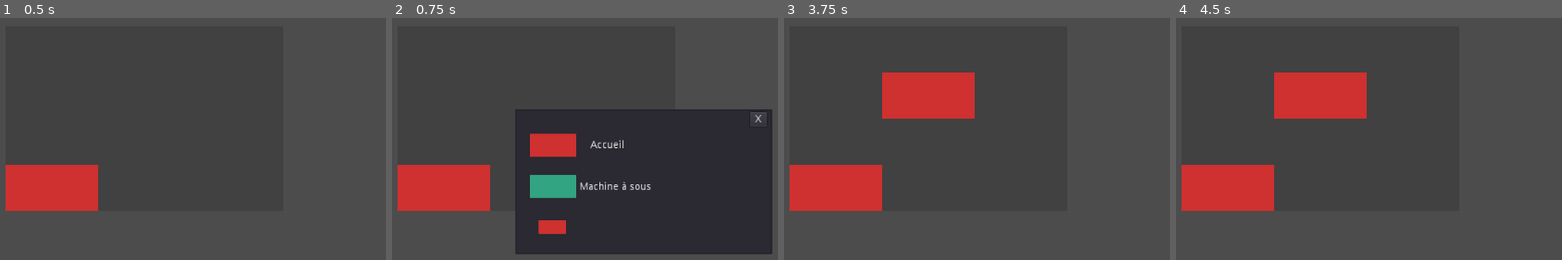
Above: before the commit, frames 1-4 (left to right).
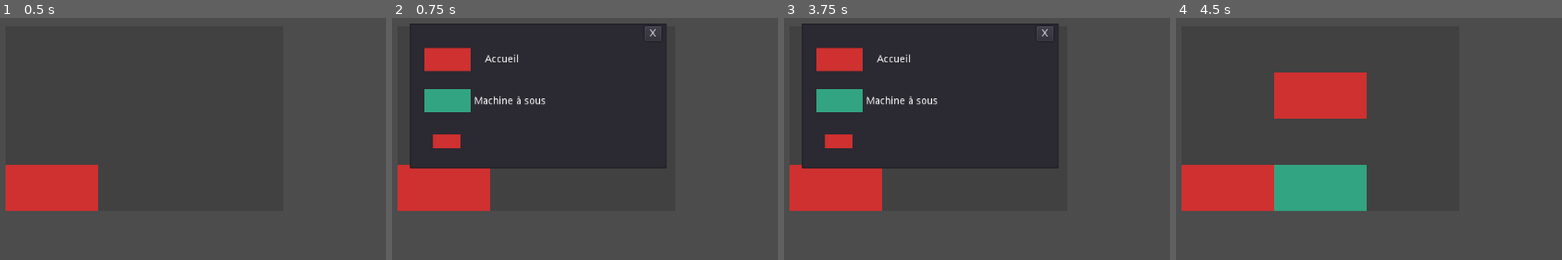
Above: after the commit, the same moments.

Repository: GeoffroyMuller/casino-manager
Game: Godot game, scene res://Scene/Main.tscn
Same seed, same stepped clock (60 frames per second), same inputs: the game is played once before the commit and once after it. Before the commit the project has no main scene; this scene is started directly in both runs.
Inputs (mouse positions are in pixels of both pictures, inside the frame that each line leads up to; where the layout moved, square brackets give the same spot in the first picture):
- Up to frame 1 (0.5 s): no input
- Up to frame 2 (0.75 s): tap Enter at 0.5 s; move the mouse to (515, 109) at 0.52 s; click (515, 109) at 0.67 s
- Up to frame 3 (3.75 s): click (838, 59) [946, 146] at 1.25 s; tap Space at 2, 3.5 s; move the mouse to (outside the picture) at 2.02 s; click (outside the picture) at 2.17 s; tap Enter at 2.75 s; move the mouse to (outside the picture) at 2.77 s; click (outside the picture) at 2.92 s; move the mouse to (892, 182) at 3.52 s; click (892, 182) at 3.67 s
- Up to frame 4 (4.5 s): click (1230, 100) at 4.27 s

Frame 1 is identical in both runs. In frame 2, 30% of the frame differs, in the area x 4-99%, y 2-98%; in frame 3, 9.5%; in frame 4, 4.6%.

Commit message:
camera move, and export

Diff:
--- a/Scene/Main.tscn
+++ b/Scene/Main.tscn
@@ -1,12 +1,16 @@
-[gd_scene load_steps=6 format=2]
+[gd_scene load_steps=8 format=2]
 
 [ext_resource path="res://Scene/Script/Grid_casino.gd" type="Script" id=1]
 [ext_resource path="res://Scene/Script/lostClick.gd" type="Script" id=2]
 [ext_resource path="res://Scene/Script/allRoom.gd" type="Script" id=3]
-[ext_resource path="res://Scene/room_menu.tscn" type="PackedScene" id=4]
+[ext_resource path="res://Scene/Script/Camera2D.gd" type="Script" id=4]
+[ext_resource path="res://Scene/room_menu.tscn" type="PackedScene" id=5]
 
 [sub_resource type="RectangleShape2D" id=1]
 extents = Vector2( 1280.73, 922.542 )
+
+[sub_resource type="RectangleShape2D" id=2]
+extents = Vector2( 536, 22 )
 
 [node name="Grid_casino" type="Node2D"]
 position = Vector2( 64, 32 )
@@ -26,16 +30,40 @@
 "_edit_lock_": true
 }
 
-[node name="RoomsMenu" parent="allRoom" instance=ExtResource( 4 )]
-visible = false
-position = Vector2( 87.4257, -7.53671 )
-z_index = 3
-
 [node name="Camera2D" type="Camera2D" parent="allRoom"]
 position = Vector2( 1.22775, -1.52588e-05 )
 current = true
 drag_margin_h_enabled = false
 drag_margin_v_enabled = false
+script = ExtResource( 4 )
 
+[node name="cameraUp" type="Area2D" parent="allRoom/Camera2D"]
+position = Vector2( 0, -300 )
+
+[node name="CollisionShape2D" type="CollisionShape2D" parent="allRoom/Camera2D/cameraUp"]
+shape = SubResource( 2 )
+
+[node name="TimerCameraUp" type="Timer" parent="allRoom/Camera2D/cameraUp"]
+wait_time = 0.1
+
+[node name="cameraDown" type="Area2D" parent="allRoom/Camera2D"]
+position = Vector2( 0, 300 )
+
+[node name="TimerCameraDown" type="Timer" parent="allRoom/Camera2D/cameraDown"]
+wait_time = 0.1
+
+[node name="CollisionShape2D" type="CollisionShape2D" parent="allRoom/Camera2D/cameraDown"]
+shape = SubResource( 2 )
+
+[node name="RoomsMenu" parent="allRoom/Camera2D" instance=ExtResource( 5 )]
+visible = false
+position = Vector2( -175, -100 )
+z_index = 3
 [connection signal="exit_all" from="lostClick" to="." method="_on_lostClick_exit_all"]
-[connection signal="room_selected" from="allRoom/RoomsMenu" to="." method="onObjectSelected"]
+[connection signal="mouse_entered" from="allRoom/Camera2D/cameraUp" to="allRoom/Camera2D" method="_on_cameraUp_mouse_entered"]
+[connection signal="mouse_exited" from="allRoom/Camera2D/cameraUp" to="allRoom/Camera2D" method="_on_cameraUp_mouse_exited"]
+[connection signal="timeout" from="allRoom/Camera2D/cameraUp/TimerCameraUp" to="allRoom/Camera2D" method="_on_TimerCameraUp_timeout"]
+[connection signal="mouse_entered" from="allRoom/Camera2D/cameraDown" to="allRoom/Camera2D" method="_on_cameraDown_mouse_entered"]
+[connection signal="mouse_exited" from="allRoom/Camera2D/cameraDown" to="allRoom/Camera2D" method="_on_cameraDown_mouse_exited"]
+[connection signal="timeout" from="allRoom/Camera2D/cameraDown/TimerCameraDown" to="allRoom/Camera2D" method="_on_TimerCameraDown_timeout"]
+[connection signal="room_selected" from="allRoom/Camera2D/RoomsMenu" to="." method="onObjectSelected"]
--- /dev/null
+++ b/Scene/Script/Camera2D.gd
@@ -0,0 +1,45 @@
+extends Camera2D
+
+# Declare member variables here. Examples:
+# var a = 2
+# var b = "text"
+var camera_up_hover : bool = false
+var camera_down_hover : bool = false
+
+
+# Called when the node enters the scene tree for the first time.
+func _ready():
+	pass # Replace with function body.
+
+func _on_cameraUp_mouse_entered():
+	camera_up_hover = true
+	$cameraUp/TimerCameraUp.start()
+	pass # Replace with function body.
+
+
+func _on_TimerCameraUp_timeout():
+	self.position = self.position - Vector2(0, 10)
+	pass # Replace with function body.
+
+
+func _on_cameraUp_mouse_exited():
+	$cameraUp/TimerCameraUp.stop()
+	camera_up_hover = false
+	pass # Replace with function body.
+
+
+func _on_TimerCameraDown_timeout():
+	self.position = self.position + Vector2(0, 10)
+	pass # Replace with function body.
+
+
+func _on_cameraDown_mouse_entered():
+	camera_down_hover = true
+	$cameraDown/TimerCameraDown.start()
+	pass # Replace with function body.
+
+
+func _on_cameraDown_mouse_exited():
+	camera_down_hover = false
+	$cameraDown/TimerCameraDown.stop()
+	pass # Replace with function body.
--- a/Scene/Script/Grid_casino.gd
+++ b/Scene/Script/Grid_casino.gd
@@ -69,24 +69,23 @@
 	object_instance.connect("facture", self,"onFactureReceived")
 
 func display_room_menu(room, pos):
-	$allRoom/RoomsMenu.visible = true
-	$allRoom/RoomsMenu.position = pos
-	$allRoom/RoomsMenu.set_pos(room.get_pos()[0], room.get_pos()[1])
+	$allRoom/Camera2D/RoomsMenu.visible = true
+	$allRoom/Camera2D/RoomsMenu.set_pos(room.get_pos()[0], room.get_pos()[1])
 
 # when a room is clicked screen the menu to select the room
 func onObjectClicked(room, id):
-	if $allRoom/RoomsMenu.visible :
-		$allRoom/RoomsMenu.visible = false
+	if $allRoom/Camera2D/RoomsMenu.visible :
+		$allRoom/Camera2D/RoomsMenu.visible = false
 	print(room.get_pos(), " ", id)
 
 	var newPosition = get_global_mouse_position() - $".".position
-	if (id == 0 and $allRoom/RoomsMenu.visible == false):
+	if (id == 0 and $allRoom/Camera2D/RoomsMenu.visible == false):
 		display_room_menu(room, newPosition)
 
 func onObjectSelected(room, pos):
 	if room != null :
 		set_object_at_coordonates(pos[0], pos[1], room)
-		$allRoom/RoomsMenu.visible = false
+		$allRoom/Camera2D/RoomsMenu.visible = false
 
 #receive all the signals from every rooms and emit a signal who whill be handled by the main scene
 func onFactureReceived(gain, cost):
@@ -99,6 +98,22 @@
 
 # will close any window
 func _on_lostClick_exit_all():
-	if $allRoom/RoomsMenu.visible :
-		$allRoom/RoomsMenu.visible = false
+	if $allRoom/Camera2D/RoomsMenu.visible :
+		$allRoom/Camera2D/RoomsMenu.visible = false
 	pass # Replace with function body.
+
+func _input(event):
+	if (event is InputEventMouseButton):
+		if (event.button_index == BUTTON_WHEEL_UP):
+			if $allRoom/Camera2D.zoom > Vector2(0.5, 0.5):
+				$allRoom/Camera2D.zoom = $allRoom/Camera2D.zoom - Vector2(0.5, 0.5)
+				var zoom_pos = get_global_mouse_position() - $".".position
+				$allRoom/Camera2D.position = zoom_pos
+				$allRoom/Camera2D/RoomsMenu.scale = Vector2(0.5, 0.5)
+				$allRoom/Camera2D/RoomsMenu.position = $allRoom/Camera2D/RoomsMenu.position / 2
+		if (event.button_index == BUTTON_WHEEL_DOWN):
+			if $allRoom/Camera2D.zoom < Vector2(1, 1):
+				$allRoom/Camera2D.zoom = $allRoom/Camera2D.zoom + Vector2(0.5, 0.5)
+				$allRoom/Camera2D.position = Vector2(128, 64)
+				$allRoom/Camera2D/RoomsMenu.scale = Vector2(1, 1)
+				$allRoom/Camera2D/RoomsMenu.position = $allRoom/Camera2D/RoomsMenu.position * 2
--- /dev/null
+++ b/Scene/Script/cameraDown.gd
@@ -0,0 +1,16 @@
+extends Area2D
+
+# Declare member variables here. Examples:
+# var a = 2
+# var b = "text"
+signal cameraDown()
+# Called when the node enters the scene tree for the first time.
+func _ready():
+	pass # Replace with function body.
+
+# Called every frame. 'delta' is the elapsed time since the previous frame.
+#func _process(delta):
+#	pass
+
+func _on_Area2D_mouse_enter():
+	emit_signal("cameraDown")
--- /dev/null
+++ b/Scene/Script/cameraUp.gd
@@ -0,0 +1,17 @@
+extends Area2D
+
+# Declare member variables here. Examples:
+# var a = 2
+# var b = "text"
+signal cameraUp()
+# Called when the node enters the scene tree for the first time.
+func _ready():
+	pass # Replace with function body.
+
+# Called every frame. 'delta' is the elapsed time since the previous frame.
+#func _process(delta):
+#	pass
+
+func _on_Area2D_mouse_enter():
+	emit_signal("cameraUp")
+	print("mouse up")
--- a/Scene/Script/lostClick.gd
+++ b/Scene/Script/lostClick.gd
@@ -1,8 +1,4 @@
 extends Area2D
-
-# Declare member variables here. Examples:
-# var a = 2
-# var b = "text"
 
 signal exit_all()
 
@@ -10,9 +6,6 @@
 func _ready():
 	pass # Replace with function body.
 
-# Called every frame. 'delta' is the elapsed time since the previous frame.
-#func _process(delta):
-#	pass
 func _input_event(viewport, event, shape_idx):
-	if (event is InputEventMouseButton and event.button_index == BUTTON_LEFT and event.is_pressed() ):
+	if (event is InputEventMouseButton and event.button_index == BUTTON_LEFT and event.is_pressed()):
 		emit_signal("exit_all")
--- a/project.godot
+++ b/project.godot
@@ -16,6 +16,7 @@
 [application]
 
 config/name="Casino Manager"
+run/main_scene="res://Scene/Main.tscn"
 config/icon="res://icon.png"
 
 [rendering]
Not shown, added: export_presets.cfg
Not shown, added: Executable/Super_Casino_Tycoon_win.exe
Not shown, added: Executable/Super_Casino_Tycoon_win.pck
Not shown, added: Executable/super_casino_tycoon_linux.exe.pck
Not shown, added: Executable/super_casino_tycoon_linux.exe.x86_64
